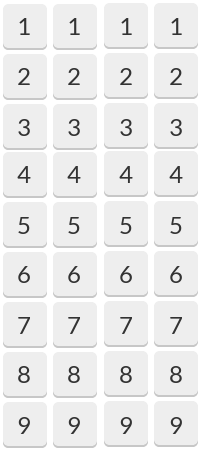
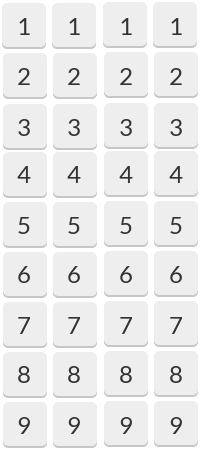
Layer changes from the first 200 x 450 image to the second:
added layer "Pasted Layer #1" above "Pasted Layer" over (x1=3, y1=52, x2=198, y2=99)
added layer "Pasted Layer" above "Layer copy" over (x1=2, y1=2, x2=197, y2=49)
painted on "Layer copy" over (x1=3, y1=3, x2=198, y2=100)
